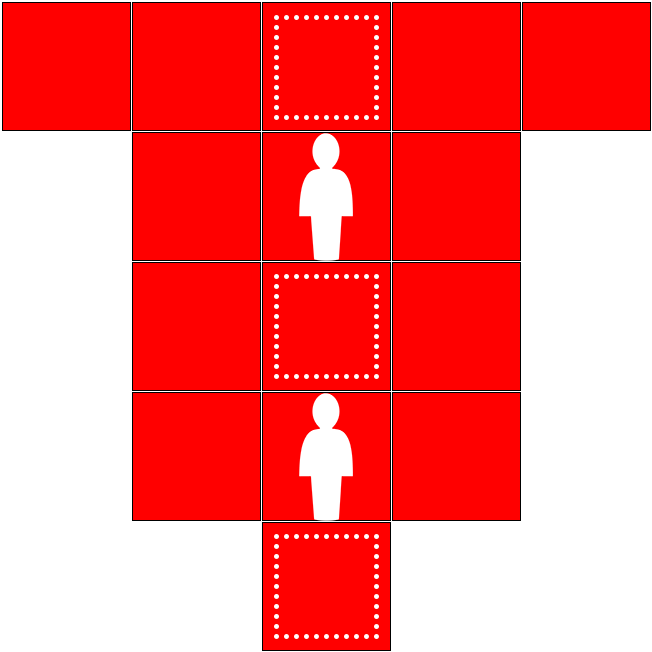
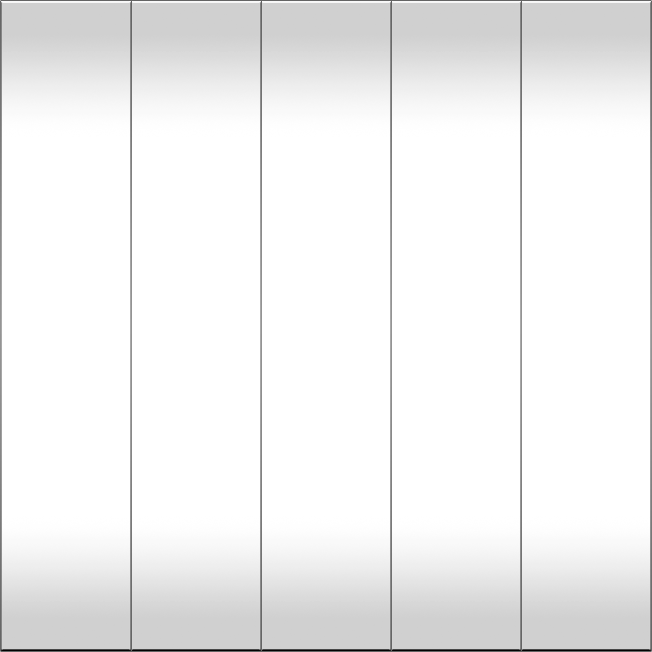
Layered file, before and after one edit (w=652, h=652). Changes by layer:
hid "blank copy" over 274, 534, 379, 639
hid "blank" (1st of 2) over 274, 15, 379, 120
hid "human copy" over 299, 393, 353, 521
hid "human" over 299, 133, 353, 261
hid "blank" (2nd of 2) over 274, 274, 379, 379
hid group "Group 2" (15 layers) over 2, 2, 651, 651
showed group "Group 1" (5 layers) over 1, 1, 651, 651
renamed "Rectangle 2" to "Rectangle 2 copy 8", moved it above "Rectangle 2 copy 7", painted on it over 1, 1, 131, 651
renamed "Rectangle 2 copy" to "Rectangle 2 copy 7", moved it above "Rectangle 2 copy 6", painted on it over 131, 1, 261, 651
renamed "Rectangle 2 copy 2" to "Rectangle 2 copy 6", moved it above "Rectangle 2 copy 5", painted on it over 261, 1, 391, 651
renamed "Rectangle 2 copy 3" to "Rectangle 2 copy 5", moved it above "Rectangle 2 copy 4", painted on it over 391, 1, 521, 651
painted on "Rectangle 2 copy 4" over 521, 1, 651, 651
